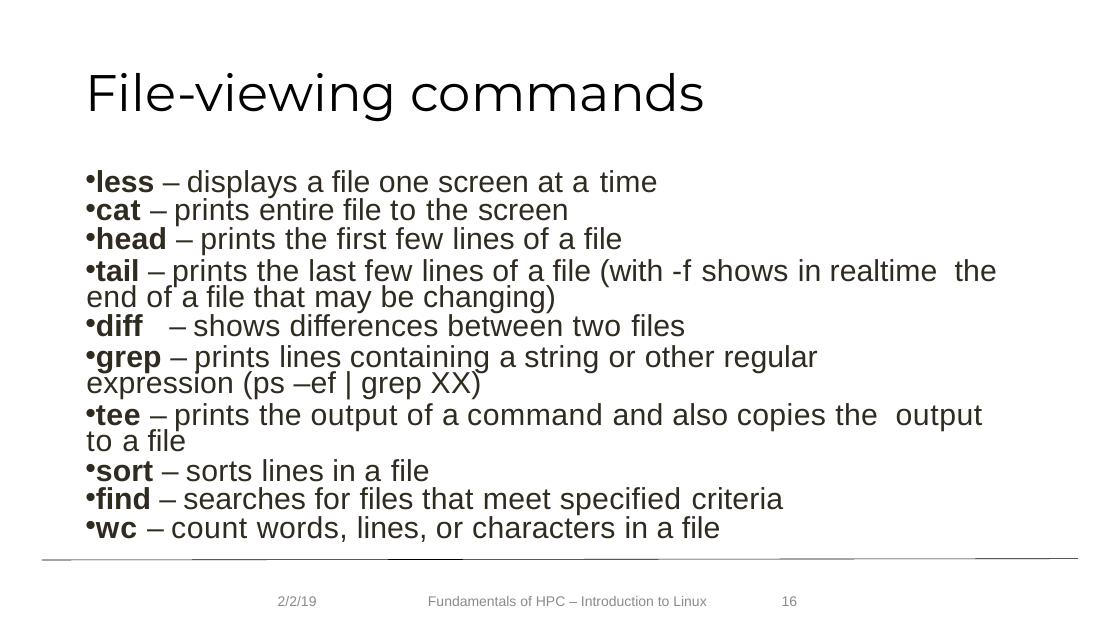
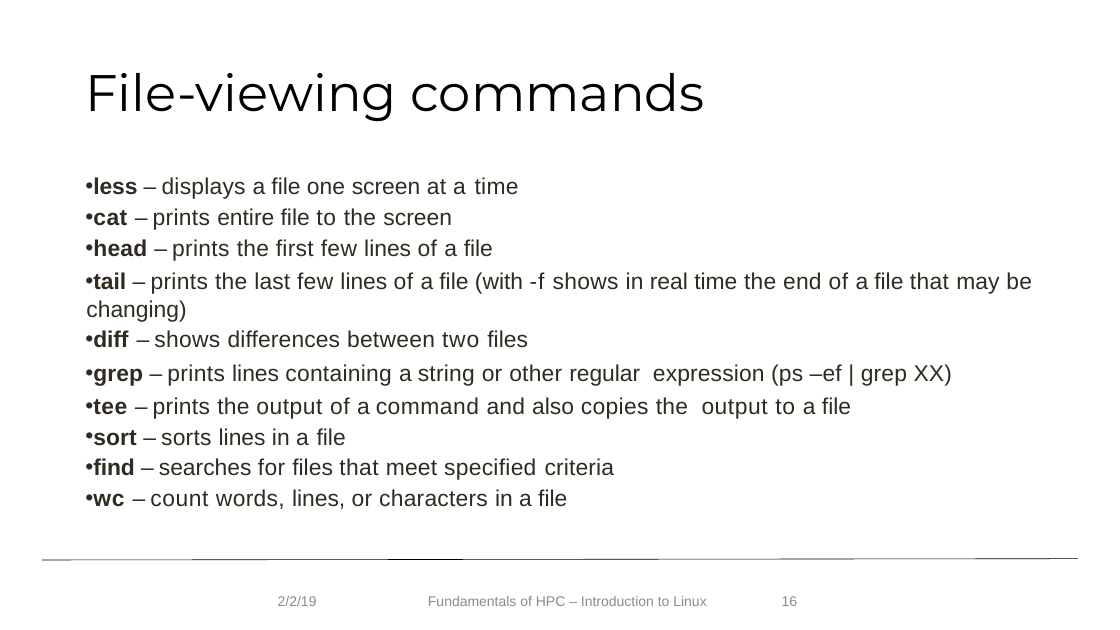
Before and after one commit to f1k4/Fundamentals_HPC_Spring_2019, a slide deck: slide 16 of IntroLinuxHPC19_spring_v2.pptx. Drawn at 1120x630 pixels with LibreOffice and Linux fonts; fonts in the diff are those of the drawing; background and template pictures are left out. Boxes give left, top, right and bottom in pixels: in the first picture for what was removed or moved away, otherwise in the second. Text is boxed around its words. In the diff, an @@ line names an element or a change of style, - is before the commit and + after.

```diff
--- a/IntroLinuxHPC19_spring_v2.pptx
+++ b/IntroLinuxHPC19_spring_v2.pptx
@@ text at bbox=[93, 177, 952, 509]: size 25.9 to 19.6 pt in "less – displays a file one screen ...", "cat – prints entire file to the ...", "head – prints the first few lines ...", "diff – shows differences between two files" and 5 more places; line spacing 0.7 to 1; line spacing 22.3pt to 1 @@
@@ text at bbox=[86, 272, 1032, 322]: text changed; size 25.9 to 19.6 pt @@
-• tail – prints the last few lines of a file (with -f shows in realtime the end of a file that may be changing)
+• tail – prints the last few lines of a file (with -f shows in real time the end of a file that may be changing)
```
Also in this commit, not shown: 26 other slides changed, 7 other files.
